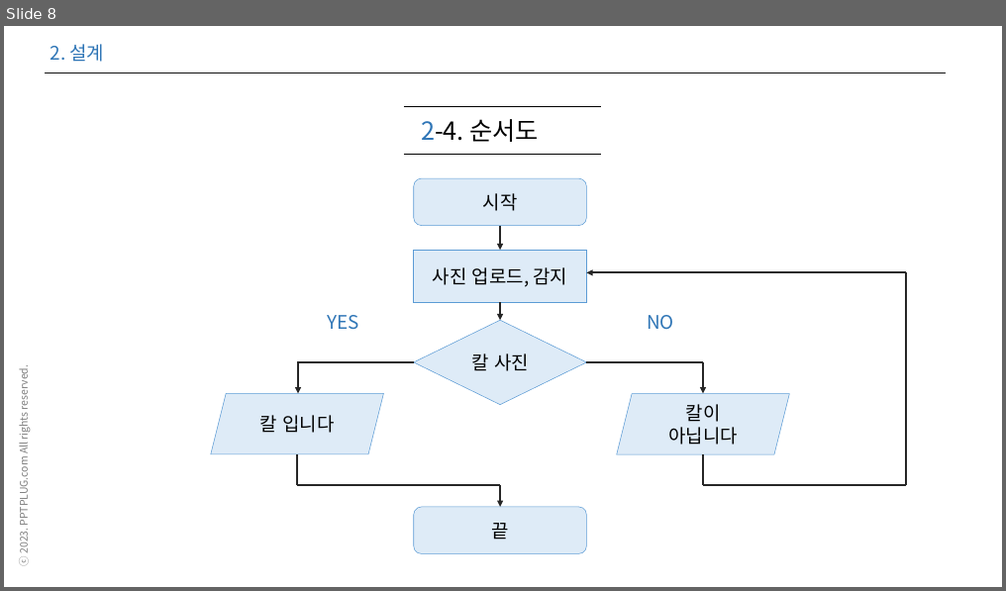
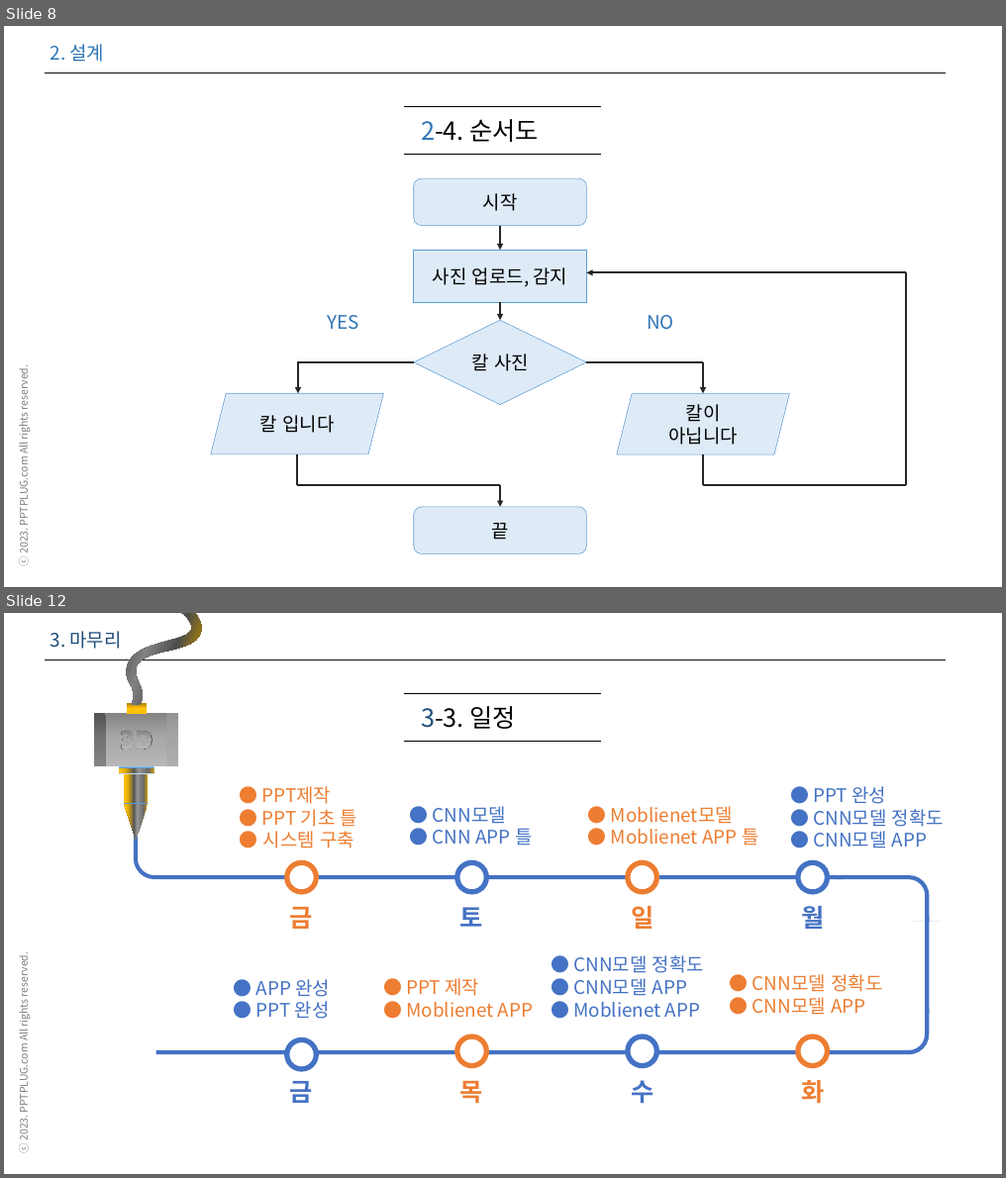
Before and after one commit to tjdwjdgus99/HRD_PYTHON_AI, a slide deck: Python04_ML_DL_Android_project/프로젝트 설계 성정현.pptx. Shown one above the other, each under a label of ours: slide 8 before the commit, slides 8 and 12 after it; the slides between them are not shown. The pictures are 1006x591 and 1006x1178 pixels, drawn with LibreOffice and Linux fonts; fonts in the diff are those of the drawing. Boxes give left, top, right and bottom in pixels: in the first picture for what was removed or moved away, otherwise in the second. Text is boxed around its words. In the diff, an @@ line names an element or a change of style, - is before the commit and + after.

```diff
--- a/Python04_ML_DL_Android_project/프로젝트 설계 성정현.pptx
+++ b/Python04_ML_DL_Android_project/프로젝트 설계 성정현.pptx
@@ slide 12 added at <box>4,613,1002,1174</box>, background #FFFFFF; not listed: 2 template elements that a slide beside it also shows @@
@@ text added at <box>51,631,122,649</box>, 18 pt, text #1F4E79 @@
+3. 마무리
@@ line added from (404, 693) to (601, 693), #000000 1 pt @@
@@ group added at <box>94,613,201,840</box>: 5 rounded rectangles, 3 rectangles, 2 freeform shapes, 1 triangle @@
@@ text added at <box>421,706,516,729</box>, 24 pt, text #000000 @@
+3-3. 일정
@@ line added from (404, 741) to (601, 741), #000000 1 pt @@
@@ text added at <box>262,786,357,849</box>, 18 pt, text #ED7D31 @@
+● PPT제작
+● PPT 기초 틀
+● 시스템 구축
@@ text added at <box>814,786,944,849</box>, 18 pt, text #4472C4 @@
+● PPT 완성
+● CNN모델 정확도
+● CNN모델 APP
@@ text added at <box>433,806,532,846</box>, 18 pt, text #4472C4 @@
+● CNN모델
+● CNN APP 틀
@@ text added at <box>611,806,758,846</box>, 18 pt, text #ED7D31 @@
+● Moblienet모델
+● Moblienet APP 틀
@@ ellipse added at <box>287,863,316,892</box>, fill #FFFFFF, outline #ED7D31 5 pt @@
@@ ellipse added at <box>457,863,487,892</box>, fill #FFFFFF, outline #4472C4 5 pt @@
@@ ellipse added at <box>628,863,656,892</box>, fill #FFFFFF, outline #ED7D31 5 pt @@
@@ ellipse added at <box>798,863,828,892</box>, fill #FFFFFF, outline #4472C4 5 pt @@
@@ text added at <box>290,907,313,929</box>, 24 pt, text #ED7D31, bold @@
+금
@@ text added at <box>460,907,483,927</box>, 24 pt, text #4472C4, bold @@
+토
@@ text added at <box>631,906,653,929</box>, 24 pt, text #ED7D31, bold @@
+일
@@ text added at <box>801,906,824,929</box>, 24 pt, text #4472C4, bold @@
+월
@@ group added at <box>134,834,942,1056</box>: 3 bent arrows, 1 rectangle @@
@@ text added at <box>573,956,704,1017</box>, 18 pt, text #4472C4 @@
+● CNN모델 정확도
+● CNN모델 APP
+● Moblienet APP
@@ text added at <box>256,979,330,1019</box>, 18 pt, text #4472C4 @@
+● APP 완성
+● PPT 완성
@@ text added at <box>406,978,533,1018</box>, 18 pt, text #ED7D31 @@
+● PPT 제작
+● Moblienet APP
@@ text added at <box>752,974,882,1015</box>, 18 pt, text #ED7D31 @@
+● CNN모델 정확도
+● CNN모델 APP
@@ ellipse added at <box>287,1041,316,1069</box>, fill #FFFFFF, outline #4472C4 5 pt @@
@@ ellipse added at <box>457,1037,487,1065</box>, fill #FFFFFF, outline #ED7D31 5 pt @@
@@ ellipse added at <box>628,1037,656,1065</box>, fill #FFFFFF, outline #4472C4 5 pt @@
@@ ellipse added at <box>798,1037,828,1065</box>, fill #FFFFFF, outline #ED7D31 5 pt @@
@@ text added at <box>290,1081,313,1103</box>, 24 pt, text #4472C4, bold @@
+금
@@ text added at <box>460,1080,483,1104</box>, 24 pt, text #ED7D31, bold @@
+목
@@ text added at <box>631,1080,653,1104</box>, 24 pt, text #4472C4, bold @@
+수
@@ text added at <box>801,1080,824,1104</box>, 24 pt, text #ED7D31, bold @@
+화
```
Also in this commit, not shown: 8 slides changed, 1 other slide added, 1 slide removed.
